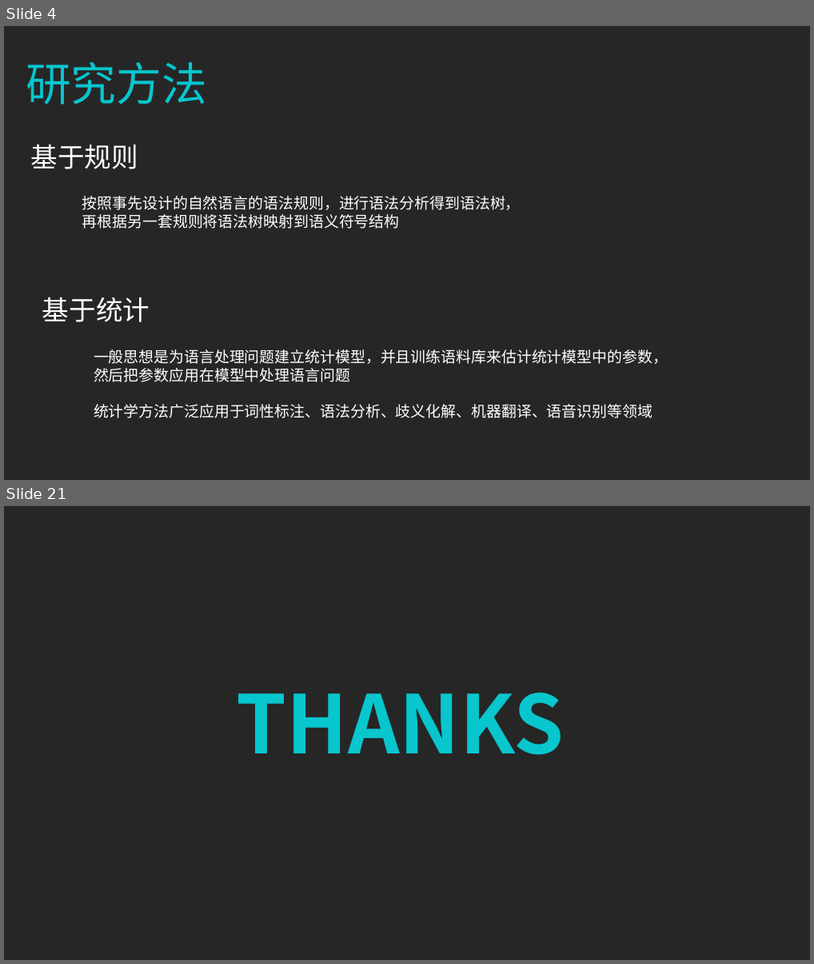
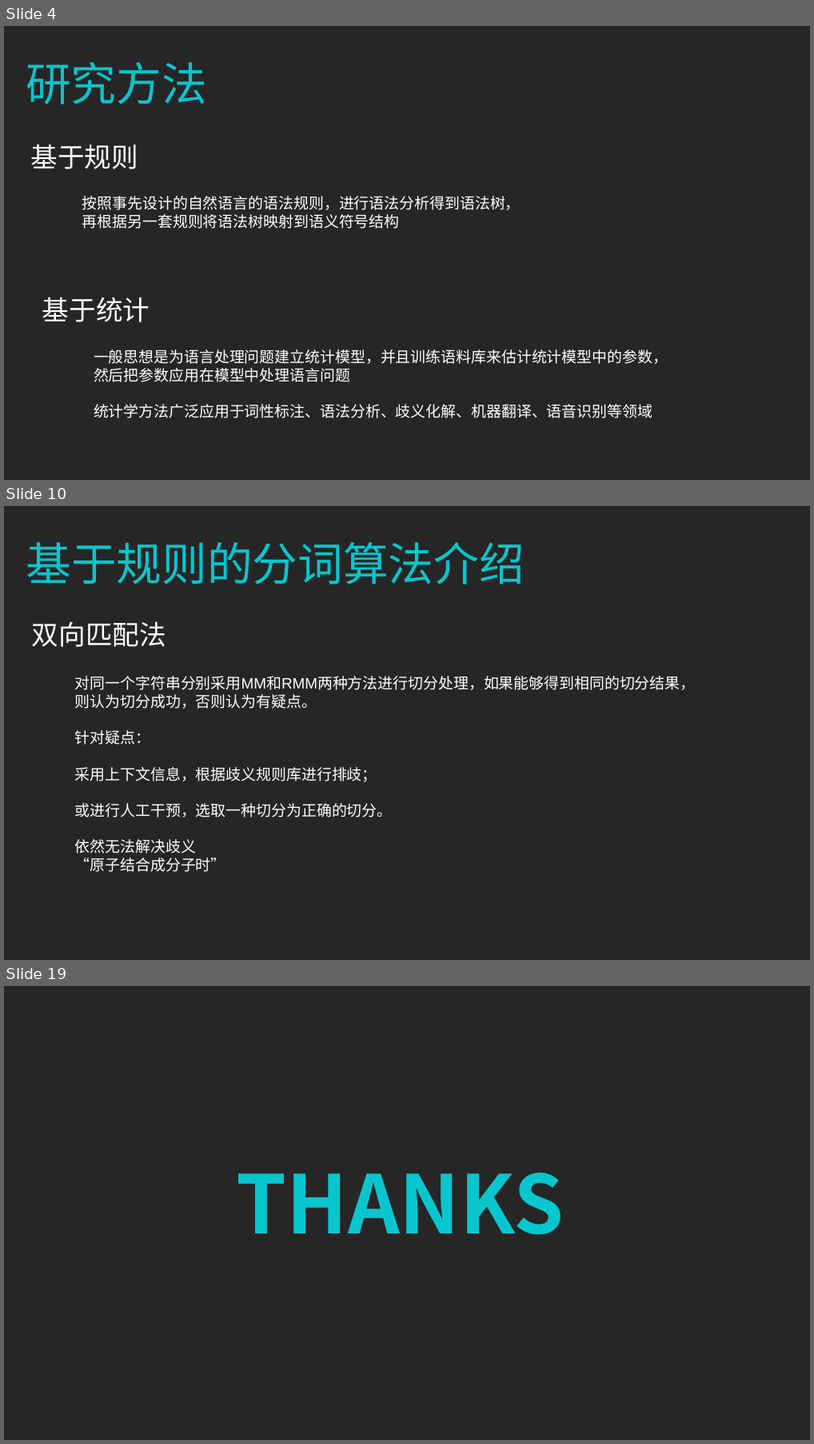
Before and after one commit to zhazhaxia/koa-project, a slide deck: routers/nlp/NLP分词.ppt. Shown one above the other, each under a label of ours: slides 4 and 21 before the commit, slides 4, 10 and 19 after it; the slides between them are not shown. The pictures are 814x964 and 814x1444 pixels, drawn with LibreOffice and Linux fonts; fonts in the diff are those of the drawing. Boxes give left, top, right and bottom in pixels: in the first picture for what was removed or moved away, otherwise in the second. Text is boxed around its words. In the diff, an @@ line names an element or a change of style, - is before the commit and + after.

```diff
--- a/routers/nlp/NLP分词.ppt
+++ b/routers/nlp/NLP分词.ppt
@@ slide 10 added at bbox=[4, 506, 810, 960], background #262626 @@
@@ text added at bbox=[26, 542, 525, 584], 54 pt, text #07C6CE @@
+基于规则的分词算法介绍
@@ text added at bbox=[32, 621, 166, 647], 32 pt, text #FFFFFF @@
+双向匹配法
@@ text added at bbox=[75, 676, 696, 872], 18 pt, text #FFFFFF @@
+对同一个字符串分别采用MM和RMM两种方法进行切分处理，如果能够得到相同的切分结果，
+则认为切分成功，否则认为有疑点。
+针对疑点：
+采用上下文信息，根据歧义规则库进行排歧；
+或进行人工干预，选取一种切分为正确的切分。
+依然无法解决歧义
+“原子结合成分子时”
@@ what was slide 21 is now slide 19 @@
```
Also in this commit, not shown: 13 other slides added, 16 slides removed, 1 other file.
